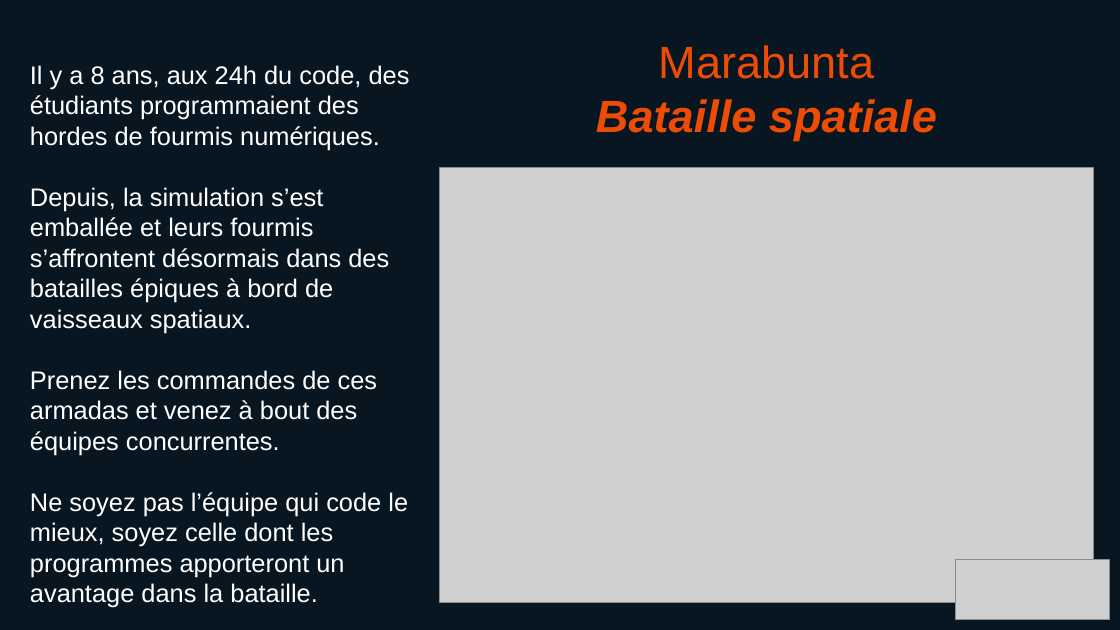
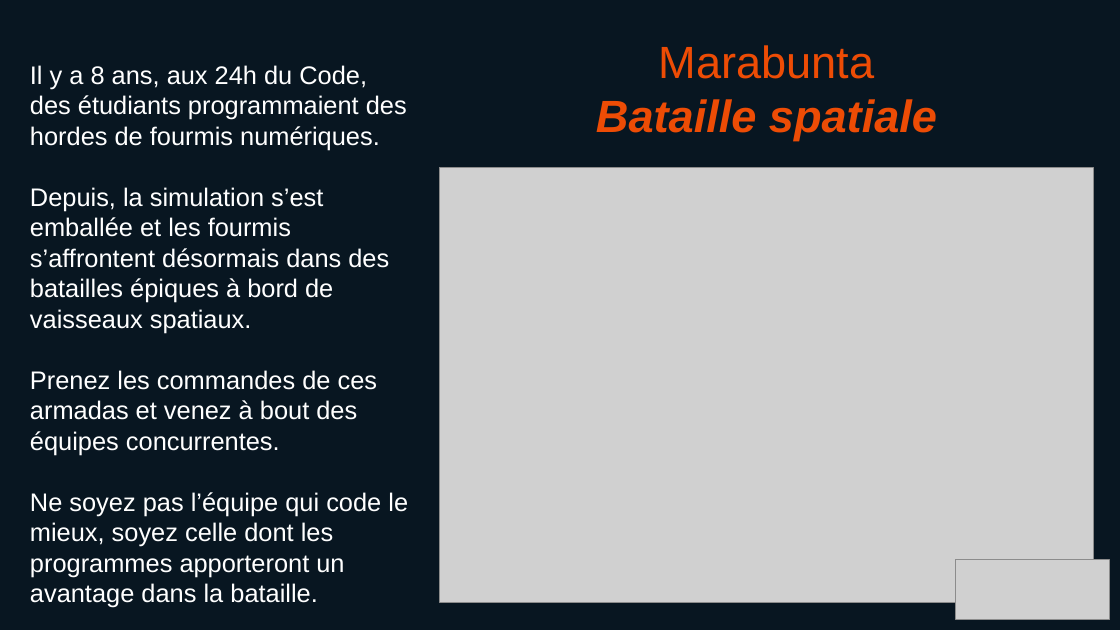
Before and after one commit to haum/24hc26_spacebattle, a slide deck: slide 1 of presentation/presentation.odp. Drawn at 1120x630 pixels with LibreOffice and Linux fonts; fonts in the diff are those of the drawing; grey boxes stand for pictures. Boxes give left, top, right and bottom in pixels: in the first picture for what was removed or moved away, otherwise in the second. Text is boxed around its words. In the diff, an @@ line names an element or a change of style, - is before the commit and + after.

```diff
--- a/presentation/presentation.odp
+++ b/presentation/presentation.odp
@@ text at (30, 65, 407, 333): text changed @@
-Il y a 8 ans, aux 24h du code, des étudiants programmaient des hordes de fourmis numériques.
-Depuis, la simulation s’est emballée et leurs fourmis s’affrontent désormais dans des batailles épiques à bord de vaisseaux spatiaux.
+Il y a 8 ans, aux 24h du Code, des étudiants programmaient des hordes de fourmis numériques.
+Depuis, la simulation s’est emballée et les fourmis s’affrontent désormais dans des batailles épiques à bord de vaisseaux spatiaux.
```
Also in this commit, not shown: 1 other slide changed.
